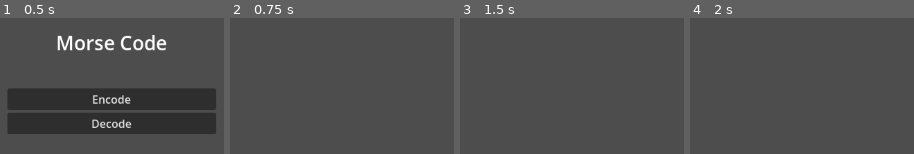
Above: before the commit, frames 1-4 (left to right).
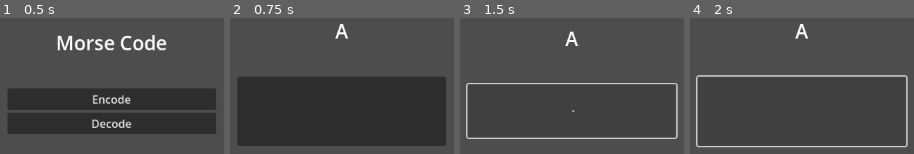
Above: after the commit, the same moments.

Repository: ThatLukeDev/morse-trainer
Game: Godot game, scene res://main.tscn
The game is run twice, just before and just after one commit, with the same random seed, the same clock (stepped at 60 frames per second) and the same inputs.
Inputs (mouse positions are in pixels of both pictures, inside the frame that each line leads up to):
- Up to frame 1 (0.5 s): no input
- Up to frame 2 (0.75 s): click "Encode" at 0.5 s
- Up to frame 3 (1.5 s): click (572, 110) at 1.27 s
- Up to frame 4 (2 s): no input

Frame 1 is identical in both runs. In frame 2, 47% of the frame differs, in the area x 3-97%, y 4-95%; in frame 3, 3.1%; in frame 4, 4.0%.

Commit message:
basic straight key

Diff:
--- a/encode.tscn
+++ b/encode.tscn
@@ -1,4 +1,6 @@
-[gd_scene format=3 uid="uid://bg32fgc4qn66w"]
+[gd_scene load_steps=2 format=3 uid="uid://bg32fgc4qn66w"]
+
+[ext_resource type="Script" path="res://key.gd" id="1_ndguw"]
 
 [node name="encode" type="Control"]
 layout_mode = 3
@@ -7,3 +9,37 @@
 anchor_bottom = 1.0
 grow_horizontal = 2
 grow_vertical = 2
+
+[node name="menu" type="VBoxContainer" parent="."]
+layout_mode = 1
+anchors_preset = 8
+anchor_left = 0.5
+anchor_top = 0.5
+anchor_right = 0.5
+anchor_bottom = 0.5
+offset_left = -150.5
+offset_top = -75.5
+offset_right = 150.5
+offset_bottom = 75.5
+grow_horizontal = 2
+grow_vertical = 2
+
+[node name="title" type="Label" parent="menu"]
+layout_mode = 2
+theme_type_variation = &"HeaderLarge"
+text = "A
+ "
+horizontal_alignment = 1
+vertical_alignment = 1
+
+[node name="key" type="Button" parent="menu"]
+layout_mode = 2
+text = "
+
+
+
+ "
+script = ExtResource("1_ndguw")
+
+[connection signal="button_down" from="menu/key" to="menu/key" method="_on_button_down"]
+[connection signal="button_up" from="menu/key" to="menu/key" method="_on_button_up"]
--- /dev/null
+++ b/key.gd
@@ -0,0 +1,33 @@
+extends Button
+
+var dividertime: float = 0.2
+var cleartime: float = 0.5
+
+var sincelastTime: float = 0
+var msg: String = ""
+
+func _ready() -> void:
+	pass
+
+func _process(delta: float) -> void:
+	sincelastTime += delta
+
+	if sincelastTime > cleartime:
+		msg = ""
+
+	if msg:
+		$".".text = "\n" + msg + "\n "
+	else:
+		$".".text = "\n\n\n "
+
+func _on_button_down() -> void:
+	if sincelastTime > dividertime:
+		msg += " "
+	sincelastTime = 0
+
+func _on_button_up() -> void:
+	if sincelastTime > dividertime:
+		msg += "−"
+	else:
+		msg += "·"
+	sincelastTime = 0
